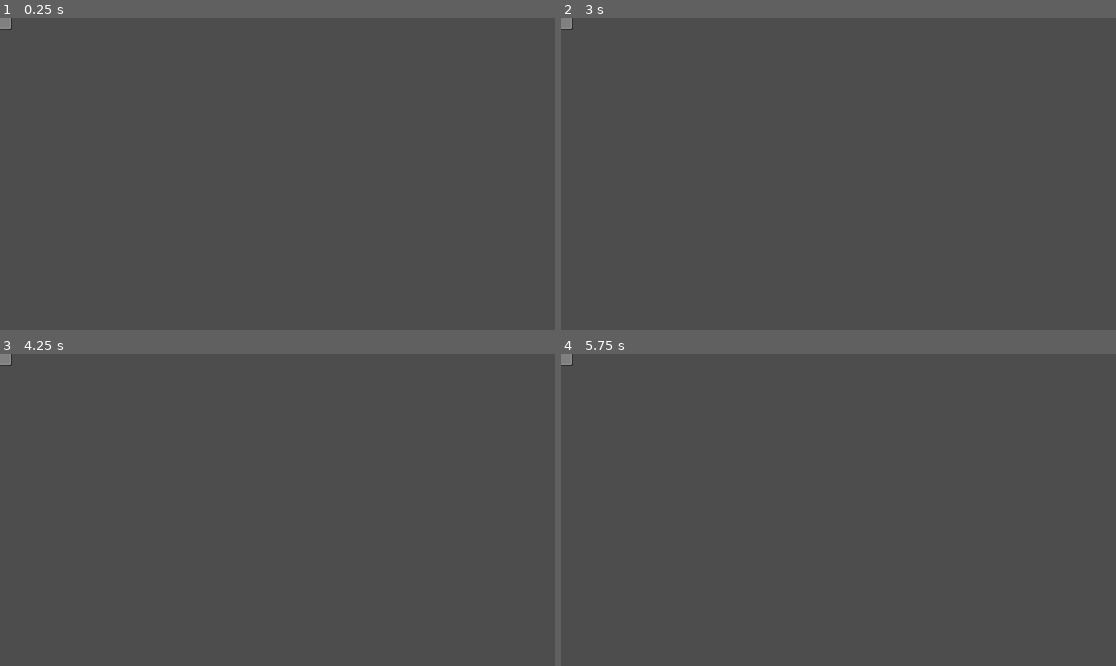
Above: before the commit, frames 1-4 (two rows, left to right).
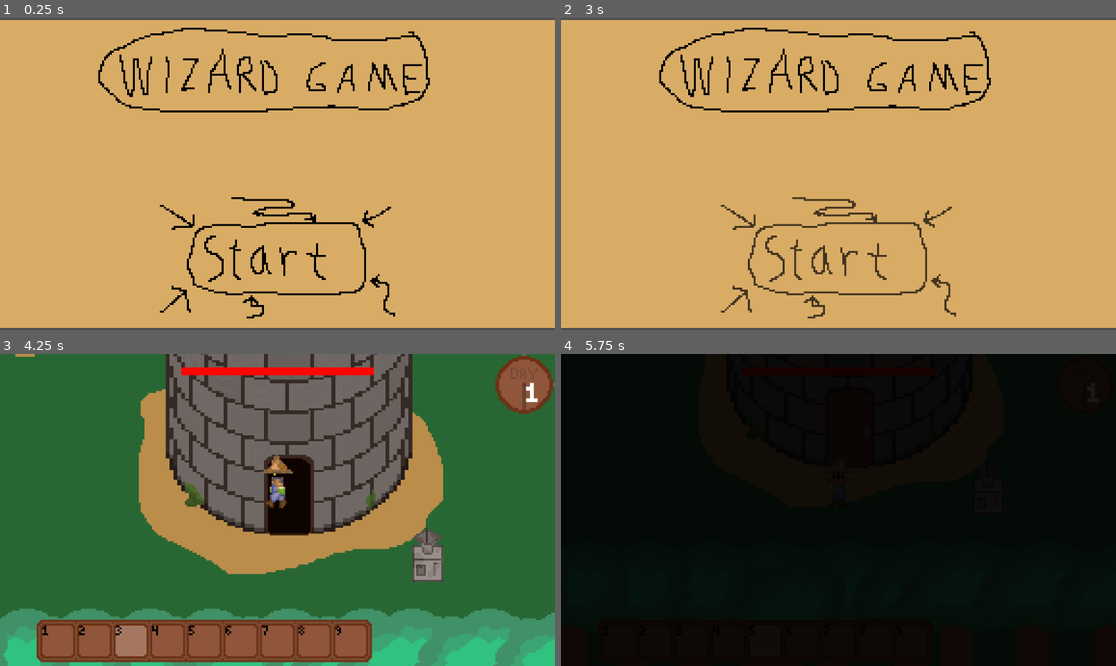
Above: after the commit, the same moments.

Repository: grahamapedia-cell/wizard-game-demo
Game: Godot game, scene res://scenes/titlescreen.tscn
The game is run twice, just before and just after one commit, with the same random seed, the same clock (stepped at 60 frames per second) and the same inputs. Sound files missing from this copy of the repository are replaced by a short silence.
Inputs (mouse positions are in pixels of both pictures, inside the frame that each line leads up to):
- Up to frame 1 (0.25 s): no input
- Up to frame 2 (3 s): tap Enter at 0.5, 2 s; move the mouse to (960, 158) at 0.52 s; hold D (move_right) 0.53-1.28 s; click (960, 158) at 0.6 s; tap Space (dodge, bound only after the commit) at 0.8, 1.25, 1.35, 2.3, 2.75 s; move the mouse to (727, 189) at 1.27 s; hold S (move_down) 1.28-2.03 s; click (727, 189) at 1.55 s; move the mouse to (894, 105) at 2.02 s; hold D (move_right) 2.03-2.78 s; tap 1 (Hotbar_1) at 2.1 s; move the mouse to (810, 236) at 2.77 s; hold W (move_up) from 2.78 s (still down); tap 2 (Hotbar_2) at 2.85 s
- Up to frame 3 (4.25 s): click (249, 572) at 3.05 s; move the mouse to (444, 556) at 3.52 s; release W (move_up) at 3.53 s; hold A (move_left) from 3.53 s (still down); tap 3 (Hotbar_3) at 3.6 s; tap Space (dodge, bound only after the commit) at 3.8 s
- Up to frame 4 (5.75 s): move the mouse to (672, 463) at 4.27 s; tap 4 (Hotbar_4) at 4.35 s; click (672, 463) at 4.55 s; tap Enter at 5 s; move the mouse to (866, 510) at 5.02 s; release A (move_left) at 5.03 s; hold S (move_down) from 5.03 s (still down); tap 5 (Hotbar_5) at 5.1 s; tap Space (dodge, bound only after the commit) at 5.3 s

The runs differ from the first frame. In frame 1, 99% of the frame differs, in the area x 0-100%, y 0-100%; in frame 2, 99%; in frame 3, 98%; in frame 4, 100%.

Commit message:
Made a title screen!
Yaaay! (I still have to think of a title)

Diff:
--- a/project.godot
+++ b/project.godot
@@ -139,6 +139,11 @@
 "events": [Object(InputEventKey,"resource_local_to_scene":false,"resource_name":"","device":0,"window_id":0,"alt_presse …(194 unchanged characters)…
 ]
 }
+dodge={
+"deadzone": 0.2,
+"events": [Object(InputEventKey,"resource_local_to_scene":false,"resource_name":"","device":-1,"window_id":0,"alt_pressed":false,"shift_pressed":false,"ctrl_pressed":false,"meta_pressed":false,"pressed":false,"keycode":0,"physical_keycode":32,"key_label":0,"unicode":32,"location":0,"echo":false,"script":null)
+]
+}
 
 [rendering]
 
--- a/scenes/titlescreen.tscn
+++ b/scenes/titlescreen.tscn
@@ -1,17 +1,21 @@
-[gd_scene load_steps=5 format=3 uid="uid://dtbukmccgvmd7"]
+[gd_scene load_steps=7 format=3 uid="uid://dtbukmccgvmd7"]
 
 [ext_resource type="Script" uid="uid://68ylwli3lff6" path="res://scripts/titlescreen.gd" id="1_6d6rd"]
 [ext_resource type="PackedScene" uid="uid://dkk6abfqi5d8y" path="res://scenes/game.tscn" id="2_3jj3l"]
-[ext_resource type="Texture2D" uid="uid://8a6itrvp8jal" path="res://assets/sprites/GUI/text_box.png" id="3_tt55a"]
+[ext_resource type="Texture2D" uid="uid://be2aj31nm7sg0" path="res://assets/sprites/GUI/start_button.png" id="3_tt55a"]
+[ext_resource type="Texture2D" uid="uid://blsv7ytoqkwjw" path="res://assets/sprites/GUI/game_title_test.png" id="4_t7v6v"]
+[ext_resource type="Texture2D" uid="uid://b2vxbqbklqlpl" path="res://assets/sprites/solid_color.png" id="5_vhbaf"]
 
 [sub_resource type="RectangleShape2D" id="RectangleShape2D_t7v6v"]
-size = Vector2(48, 48)
+size = Vector2(96, 48)
 
 [node name="titlescreen" type="Node2D"]
 script = ExtResource("1_6d6rd")
 game = ExtResource("2_3jj3l")
 
 [node name="Area2D" type="Area2D" parent="."]
+position = Vector2(576, 496)
+scale = Vector2(4, 4)
 
 [node name="CollisionShape2D" type="CollisionShape2D" parent="Area2D"]
 shape = SubResource("RectangleShape2D_t7v6v")
@@ -19,4 +23,17 @@
 [node name="Sprite2D" type="Sprite2D" parent="Area2D"]
 texture = ExtResource("3_tt55a")
 
+[node name="Sprite2D" type="Sprite2D" parent="."]
+position = Vector2(696, 112)
+scale = Vector2(4, 4)
+texture = ExtResource("4_t7v6v")
+
+[node name="BG" type="Sprite2D" parent="."]
+modulate = Color(0.85098, 0.67451, 0.4, 1)
+z_index = -1
+position = Vector2(576, 324)
+scale = Vector2(72, 40)
+texture = ExtResource("5_vhbaf")
+
 [connection signal="mouse_entered" from="Area2D" to="." method="_on_area_2d_mouse_entered"]
+[connection signal="mouse_exited" from="Area2D" to="." method="_on_area_2d_mouse_exited"]
--- a/scripts/process/hp.gd
+++ b/scripts/process/hp.gd
@@ -10,6 +10,8 @@
 # Called every frame. 'delta' is the elapsed time since the previous frame.
 func _process(delta: float) -> void:
 	if get_node("/root/titlescreen/Game/Ysortedthings/player").health<=0:
+		if Input.is_action_just_pressed("dodge"):
+			get_tree().quit()
 		get_node("/root/titlescreen/Game/Ysortedthings/player").health=0
 		get_node("../Dead").visible=true
 		get_node("/root/titlescreen/Game/Ysortedthings/player").modulate=Color(0.8,0.8,0.8,0.4)
--- a/scripts/titlescreen.gd
+++ b/scripts/titlescreen.gd
@@ -2,6 +2,7 @@
 @export var game: PackedScene
 var play
 var playing=false
+var mousein=false
 
 # Called when the node enters the scene tree for the first time.
 func _ready() -> void:
@@ -10,12 +11,20 @@
 
 # Called every frame. 'delta' is the elapsed time since the previous frame.
 func _process(delta: float) -> void:
-	pass
-
-
-func _on_area_2d_mouse_entered() -> void:
-	if playing==false:
+	if mousein==true and playing==false and Input.is_action_just_pressed("cast_spell"):
 		play=game.instantiate()
 		add_child(play)
 		playing=true
 		get_node("Area2D").visible=false
+		get_node("Sprite2D").visible=false
+		get_node("BG").visible=false
+
+
+func _on_area_2d_mouse_entered() -> void:
+	mousein=true
+	get_node("Area2D").modulate = Color(1,1,1,0.7)
+
+
+func _on_area_2d_mouse_exited() -> void:
+	mousein=false
+	get_node("Area2D").modulate = Color(1,1,1)
Binary file changed: assets/sprites/GUI/Tutorial/proto_death_screen.png
Binary file added: assets/sprites/GUI/game_title_test.png
Not shown, added: assets/sprites/GUI/game_title_test.png.import
Binary file added: assets/sprites/GUI/start_button.png
Not shown, added: assets/sprites/GUI/start_button.png.import
